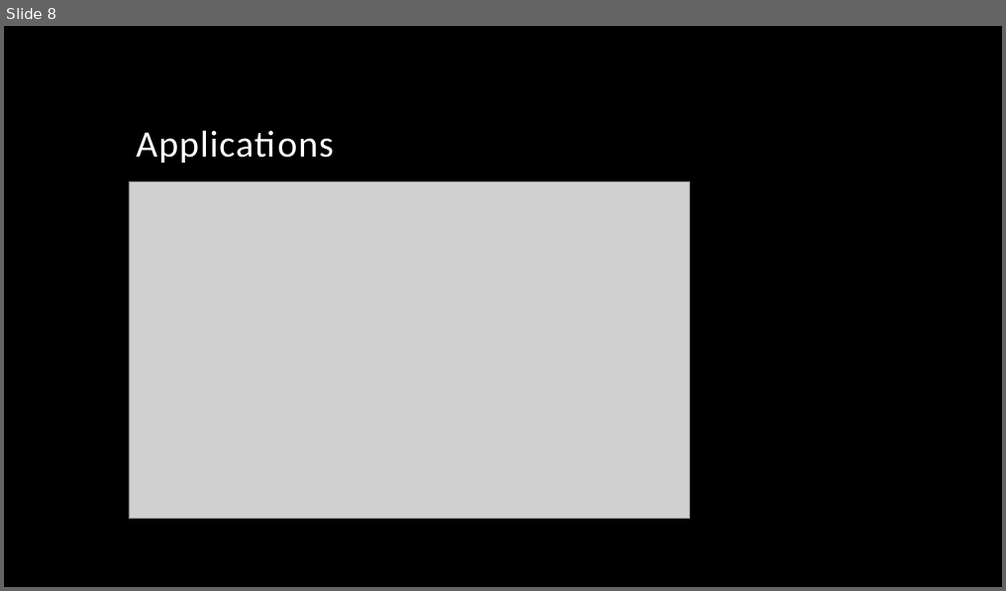
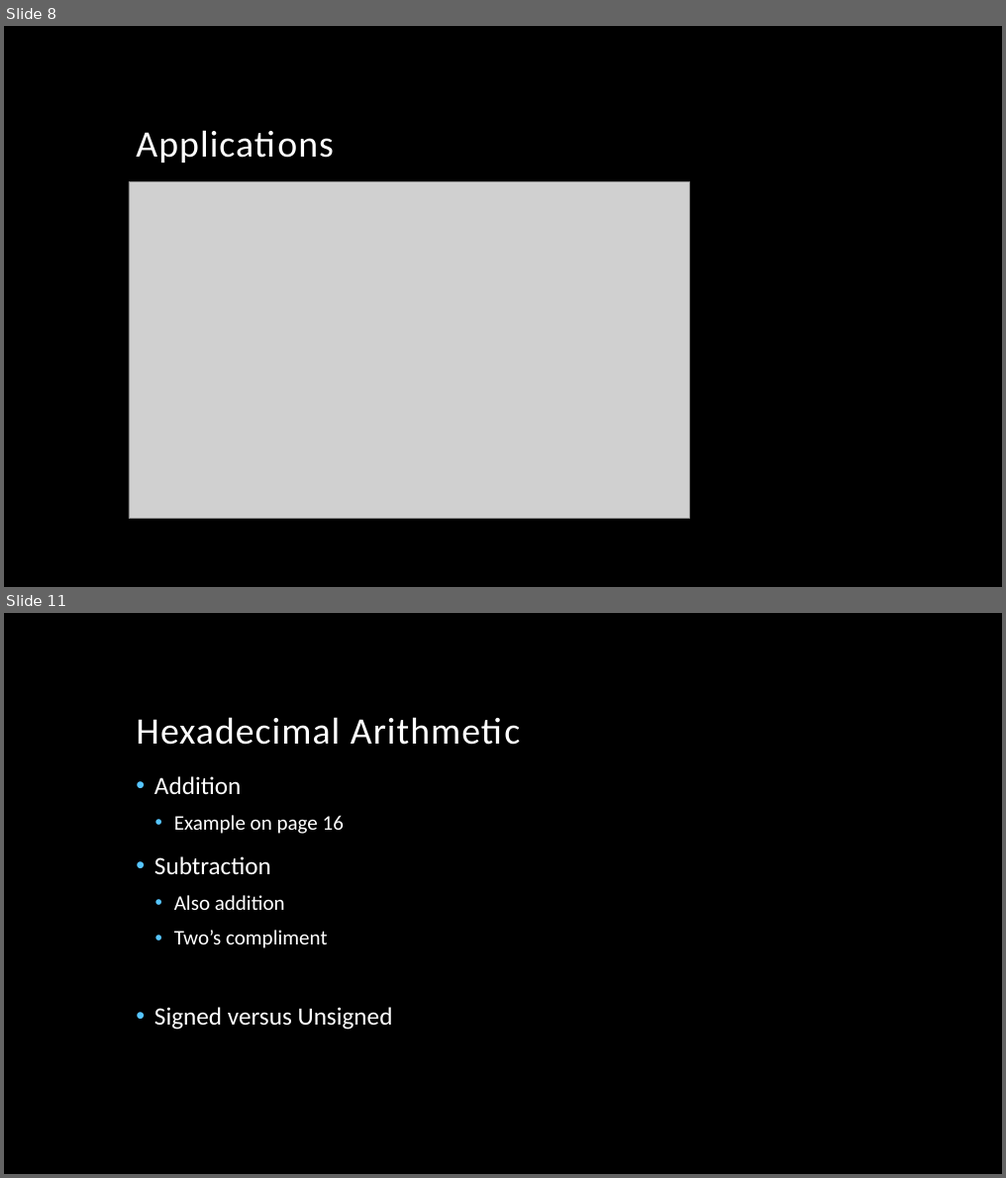
Before and after one commit to jameswilson281/CIS---11-Assembly-Programming, a slide deck: Week 1/01 - Basic Concepts of Computer Architecture.pptx. Shown one above the other, each under a label of ours: slide 8 before the commit, slides 8 and 11 after it; the slides between them are not shown. The pictures are 1006x591 and 1006x1178 pixels, drawn with LibreOffice and Linux fonts; fonts in the diff are those of the drawing; grey boxes stand for pictures; background and template pictures are left out. Boxes give left, top, right and bottom in pixels: in the first picture for what was removed or moved away, otherwise in the second. Text is boxed around its words. In the diff, an @@ line names an element or a change of style, - is before the commit and + after.

```diff
--- a/Week 1/01 - Basic Concepts of Computer Architecture.pptx
+++ b/Week 1/01 - Basic Concepts of Computer Architecture.pptx
@@ slide 11 added at box(4, 613, 1002, 1174), background picture (left out) @@
@@ title added at box(136, 717, 520, 745), 36 pt, text #FFFFFF @@
+Hexadecimal Arithmetic
@@ text added at box(154, 776, 393, 1030), 20 pt, text #FFFFFF @@
+• Addition
+  • Example on page 16
+• Subtraction
+  • Also addition
+  • Two’s compliment
+• Signed versus Unsigned
```
Also in this commit, not shown: 4 slides changed, 2 other files.
